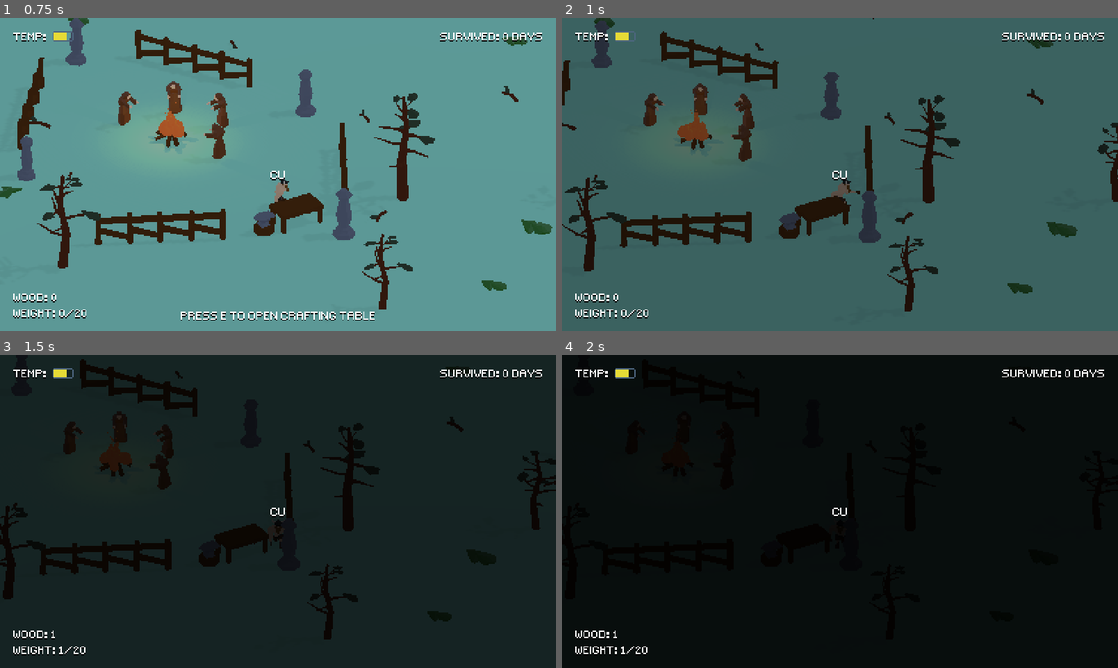
Above: before the commit, frames 1-4 (two rows, left to right).
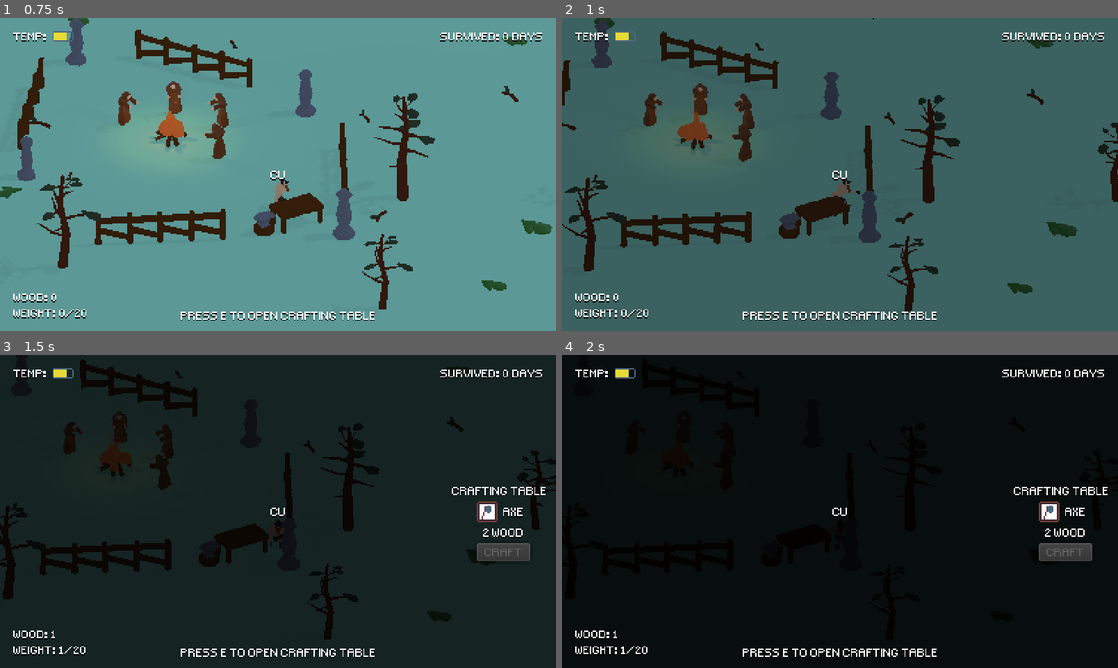
Above: after the commit, the same moments.

Repository: guilhermehto/ludum-dare-46
Game: Godot game, scene res://Game.tscn
Same seed, same stepped clock (60 frames per second), same inputs: the game is played once before the commit and once after it. Sound files missing from this copy of the repository are replaced by a short silence.
Inputs (mouse positions are in pixels of both pictures, inside the frame that each line leads up to):
- Up to frame 1 (0.75 s): tap Enter (ui_accept) at 0.5 s; move the mouse to (400, 158) at 0.52 s; press the mouse at (400, 158) at 0.53 s; hold D (move_right) from 0.53 s (still down)
- Up to frame 2 (1 s): keep holding D (move_right); tap Enter (ui_accept) at 0.77 s
- Up to frame 3 (1.5 s): move the mouse to (166, 527) at 1.27 s; release D (move_right) at 1.28 s; release the mouse at (166, 527) at 1.28 s; hold S (move_down) from 1.28 s (still down); tap E (interact) at 1.35 s
- Up to frame 4 (2 s): keep holding S (move_down); tap Enter (ui_accept) at 1.52 s; click (728, 527) at 1.55 s

Frame 1 is identical in both runs. In frame 2, 0.5% of the frame differs, in the area x 32-68%, y 93-97%; in frame 3, 1.7%, in the area x 32-99%, y 42-97%; in frame 4, 1.4%.

Commit message:
Added audio

Diff:
--- /dev/null
+++ b/actors/player/Audio.gd
@@ -0,0 +1,24 @@
+extends AudioStreamPlayer
+
+onready var timer : Timer = $Timer
+
+export var step_interval : float = 0.1
+
+var is_playing : bool = false
+
+func _ready():
+	timer.wait_time = step_interval
+
+func start_walk():
+	is_playing = true
+	play()
+	timer.start()
+
+func stop_walk():
+	is_playing = false
+
+
+func _on_Timer_timeout():
+	if is_playing:
+		play()
+		timer.start()
--- a/actors/player/Player.gd
+++ b/actors/player/Player.gd
@@ -7,11 +7,13 @@
 onready var warm_body = $WarmBody
 onready var hands = $"PlayerMesh/Armature/handrBoneAttachment/HandPosition/Hands"
 onready var animation_player = $PlayerMesh/Armature/AnimationPlayer
+onready var audio : AudioStreamPlayer = $Audio
 
 var dead : bool = false
 
 func _physics_process(_delta: float) -> void:
 	if animation_player.current_animation == "Hit" or dead:
+		audio.stop_walk()
 		return
 
 	var horizontal_movement := int(Input.is_action_pressed("move_right")) - int(Input.is_action_pressed("move_left"))
@@ -22,11 +24,14 @@
 	move_and_slide(movement_vector * move_speed, Vector3.UP)
 
 	if movement_vector != Vector3.ZERO:
+		if not audio.is_playing:
+			audio.start_walk()
 		if animation_player.current_animation != "Run":
 			animation_player.play("Run")
 		look_at(global_transform.origin + movement_vector * 3, Vector3.UP)
 	else:
 		if animation_player.current_animation != "Idle":
+			audio.stop_walk()
 			animation_player.play("Idle")
 
 
--- a/actors/player/Player.tscn
+++ b/actors/player/Player.tscn
@@ -6,6 +6,8 @@
 [ext_resource path="res://actors/player/Inventory.gd" type="Script" id=4]
 [ext_resource path="res://actors/WarmBody.tscn" type="PackedScene" id=5]
 [ext_resource path="res://actors/player/PlayerMesh.tscn" type="PackedScene" id=6]
+[ext_resource path="res://assets/sfx/foot-step.wav" type="AudioStream" id=7]
+[ext_resource path="res://actors/player/Audio.gd" type="Script" id=8]
 
 [sub_resource type="ConvexPolygonShape" id=1]
 points = PoolVector3Array( 0, 0, 1.5, 0, 0, 1.5, 0, 0, 1.5, 0, 0, 1.5, 0, 0, 1.5, 0, 0, 1.5, 0, 0, 1.5, 0, -0.309017, 1 …(3068 unchanged characters)…
@@ -44,6 +46,15 @@
 
 [node name="Hands" type="Spatial" parent="PlayerMesh/Armature/handrBoneAttachment/HandPosition" index="0"]
 transform = Transform( 0.340825, 0.501564, -0.795157, -0.810905, 0.584793, 0.0212943, 0.47568, 0.637536, 0.606033, -0.0975862, -0.352182, -0.273852 )
+
+[node name="Audio" type="AudioStreamPlayer" parent="."]
+stream = ExtResource( 7 )
+script = ExtResource( 8 )
+step_interval = 0.45
+
+[node name="Timer" type="Timer" parent="Audio"]
+one_shot = true
 [connection signal="died" from="WarmBody" to="." method="_on_WarmBody_died"]
+[connection signal="timeout" from="Audio/Timer" to="Audio" method="_on_Timer_timeout"]
 
 [editable path="PlayerMesh"]
--- a/items/Axe.gd
+++ b/items/Axe.gd
@@ -5,6 +5,7 @@
 onready var cooldown : Timer = $Cooldown
 onready var hit_timer : Timer = $HitTime
 onready var hitbox : Area = $Area/CollisionShape
+onready var break_audio : AudioStreamPlayer = $BreakAudio
 
 export var damage : int = 15
 export var hits : int = 10
@@ -19,6 +20,8 @@
 
 func brake_axe() -> void:
 	GlobalSignals.emit_notified("Your axe broke")
+	break_audio.play()
+	yield(break_audio, "finished")
 	queue_free()
 
 func _on_Area_body_entered(body: Node) -> void:
--- a/items/Axe.tscn
+++ b/items/Axe.tscn
@@ -1,7 +1,8 @@
-[gd_scene load_steps=4 format=2]
+[gd_scene load_steps=5 format=2]
 
 [ext_resource path="res://items/Axe.gd" type="Script" id=1]
 [ext_resource path="res://items/AxeMesh.tscn" type="PackedScene" id=2]
+[ext_resource path="res://assets/sfx/axe-break.wav" type="AudioStream" id=3]
 
 [sub_resource type="CylinderShape" id=1]
 radius = 3.0142
@@ -28,5 +29,8 @@
 
 [node name="AxeMesh" parent="." instance=ExtResource( 2 )]
 transform = Transform( 0.75, 0, 0, 0, 0.75, 0, 0, 0, 0.75, 0, 0, 0 )
+
+[node name="BreakAudio" type="AudioStreamPlayer" parent="."]
+stream = ExtResource( 3 )
 [connection signal="body_entered" from="Area" to="." method="_on_Area_body_entered"]
 [connection signal="timeout" from="HitTime" to="." method="_on_HitTime_timeout"]
--- a/static/bonfire/Bonfire.gd
+++ b/static/bonfire/Bonfire.gd
@@ -7,6 +7,7 @@
 onready var effective_shape = $Area/CollisionShape
 onready var particles = $Particles
 onready var lights = $Lights
+onready var add_wood_audio = $AddWoodAudio
 
 export var infinite : bool = false
 export var max_woods : int = 10
@@ -52,7 +53,7 @@
 	if woods.get_child_count() == max_woods:
 		return false
 	woods.add_child(wood)
-
+	add_wood_audio.play()
 	if not particles.emitting:
 		particles.emitting = true
 		lights.visible = true
--- a/static/bonfire/Bonfire.tscn
+++ b/static/bonfire/Bonfire.tscn
@@ -1,10 +1,11 @@
-[gd_scene load_steps=12 format=2]
+[gd_scene load_steps=13 format=2]
 
 [ext_resource path="res://static/bonfire/Bonfire.gd" type="Script" id=1]
 [ext_resource path="res://static/trees/twig/TwigInfo.tscn" type="PackedScene" id=2]
 [ext_resource path="res://static/bonfire/BonfireInteraction.tscn" type="PackedScene" id=3]
 [ext_resource path="res://static/bonfire/BonfireMesh.tscn" type="PackedScene" id=4]
 [ext_resource path="res://static/bonfire/Lights.tscn" type="PackedScene" id=5]
+[ext_resource path="res://assets/sfx/add-wood.wav" type="AudioStream" id=6]
 
 [sub_resource type="Curve" id=1]
 _data = [ Vector2( 0, 1 ), 0.0, 0.0, 0, 0, Vector2( 0.993671, 0.0522727 ), 0.0, 0.0, 0, 0 ]
@@ -85,6 +86,9 @@
 
 [node name="Lights" parent="." instance=ExtResource( 5 )]
 transform = Transform( 1, 0, 0, 0, 1, 0, 0, 0, 1, 0, 3, 0 )
+
+[node name="AddWoodAudio" type="AudioStreamPlayer" parent="."]
+stream = ExtResource( 6 )
 [connection signal="timeout" from="CurrentWoodTimer" to="." method="_on_CurrentWoodTimer_timeout"]
 [connection signal="body_entered" from="Area" to="." method="_on_Area_body_entered"]
 [connection signal="body_exited" from="Area" to="." method="_on_Area_body_exited"]
--- a/static/crafting-table/CraftingTable.tscn
+++ b/static/crafting-table/CraftingTable.tscn
@@ -15,6 +15,7 @@
 script = ExtResource( 1 )
 
 [node name="CraftingTableInteraction" parent="." instance=ExtResource( 4 )]
+transform = Transform( 1, 0, 0, 0, 1, 0, 0, 0, 1, 0, 1.55103, 0 )
 action_message = "open crafting table"
 
 [node name="CraftingTableModel" parent="." instance=ExtResource( 6 )]
--- a/static/trees/normal/Tree.gd
+++ b/static/trees/normal/Tree.gd
@@ -5,6 +5,8 @@
 onready var meshes : Spatial = $Meshes
 onready var tween : Tween = $Tween
 onready var particle_position : Position3D = $ParticlePosition
+onready var fall_audio : AudioStreamPlayer = $FallAudio
+onready var hit_audio : AudioStreamPlayer = $HitAudio
 
 export var time_to_regrow_stage : float = 120.0
 export var stage_meshes = []
@@ -32,6 +34,7 @@
 	growth_stage = 1
 	timer.start()
 	_show_mesh(0)
+	fall_audio.play()
 	for i in rand_range(max_drops / 2, max_drops):
 		var drop = drops[randi() % drops.size()].instance()
 		add_child(drop)
@@ -52,6 +55,7 @@
 	# todo: animations and shit
 	if growth_stage != 3:
 		return
+	hit_audio.play()
 	current_hp -= damage
 	var initial_scale = scale
 	var duration = 0.1
--- a/static/trees/normal/Tree.tscn
+++ b/static/trees/normal/Tree.tscn
@@ -9,6 +9,8 @@
 [ext_resource path="res://static/trees/normal/TreeStub.tscn" type="PackedScene" id=7]
 [ext_resource path="res://static/trees/normal/TreeStage2.tscn" type="PackedScene" id=8]
 [ext_resource path="res://static/trees/normal/HitParticles.tscn" type="PackedScene" id=9]
+[ext_resource path="res://assets/sfx/chop.wav" type="AudioStream" id=10]
+[ext_resource path="res://assets/sfx/tree-fall.wav" type="AudioStream" id=11]
 
 [sub_resource type="ConvexPolygonShape" id=1]
 points = PoolVector3Array( 0, 2, 1, 0.707107, 2, 0.707107, 1, 2, 6.12303e-17, 0.707107, 2, -0.707107, 1.22461e-16, 2, - …(1515 unchanged characters)…
@@ -41,4 +43,10 @@
 
 [node name="ParticlePosition" type="Position3D" parent="."]
 transform = Transform( 1, 0, 0, 0, 1, 0, 0, 0, 1, 0, 7, 0 )
+
+[node name="FallAudio" type="AudioStreamPlayer" parent="."]
+stream = ExtResource( 11 )
+
+[node name="HitAudio" type="AudioStreamPlayer" parent="."]
+stream = ExtResource( 10 )
 [connection signal="timeout" from="Timer" to="." method="_on_Timer_timeout"]
Not shown: 1 places in actors/player/Player.tscn that only renumber resources
Not shown, added: assets/sfx/add-wood.wav.import
Not shown, added: assets/sfx/axe-break.wav.import
Not shown, added: assets/sfx/chop.wav.import
Not shown, added: assets/sfx/foot-step.wav.import
Not shown, added: assets/sfx/tree-fall.wav.import
Not shown: 1 places in static/trees/normal/Tree.tscn that only renumber resources
Not shown, added: assets/sfx/add-wood.wav
Not shown, added: assets/sfx/axe-break
Not shown, added: assets/sfx/axe-break.wav
Not shown, added: assets/sfx/chop.wav
Not shown, added: assets/sfx/foot-step.wav
(and 1 more such lines)
